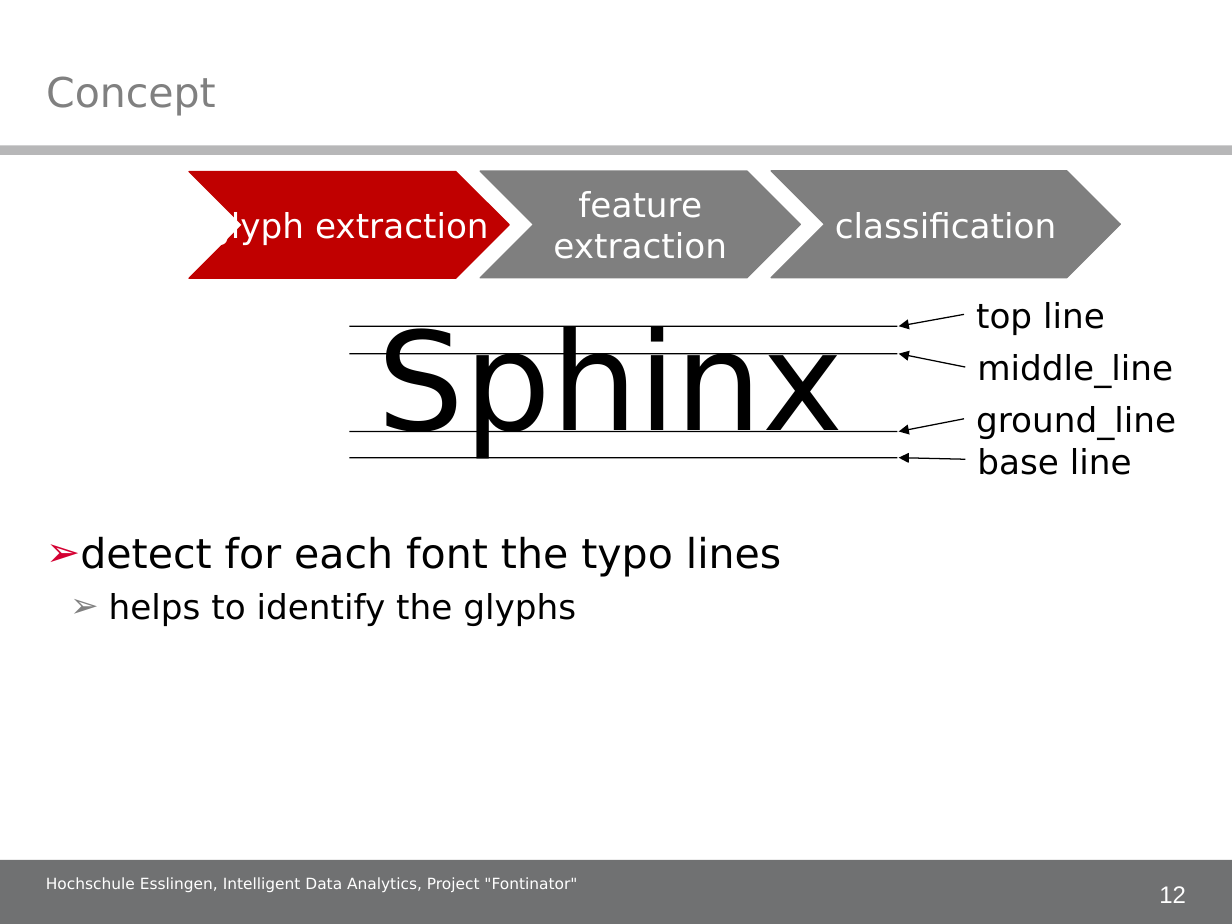
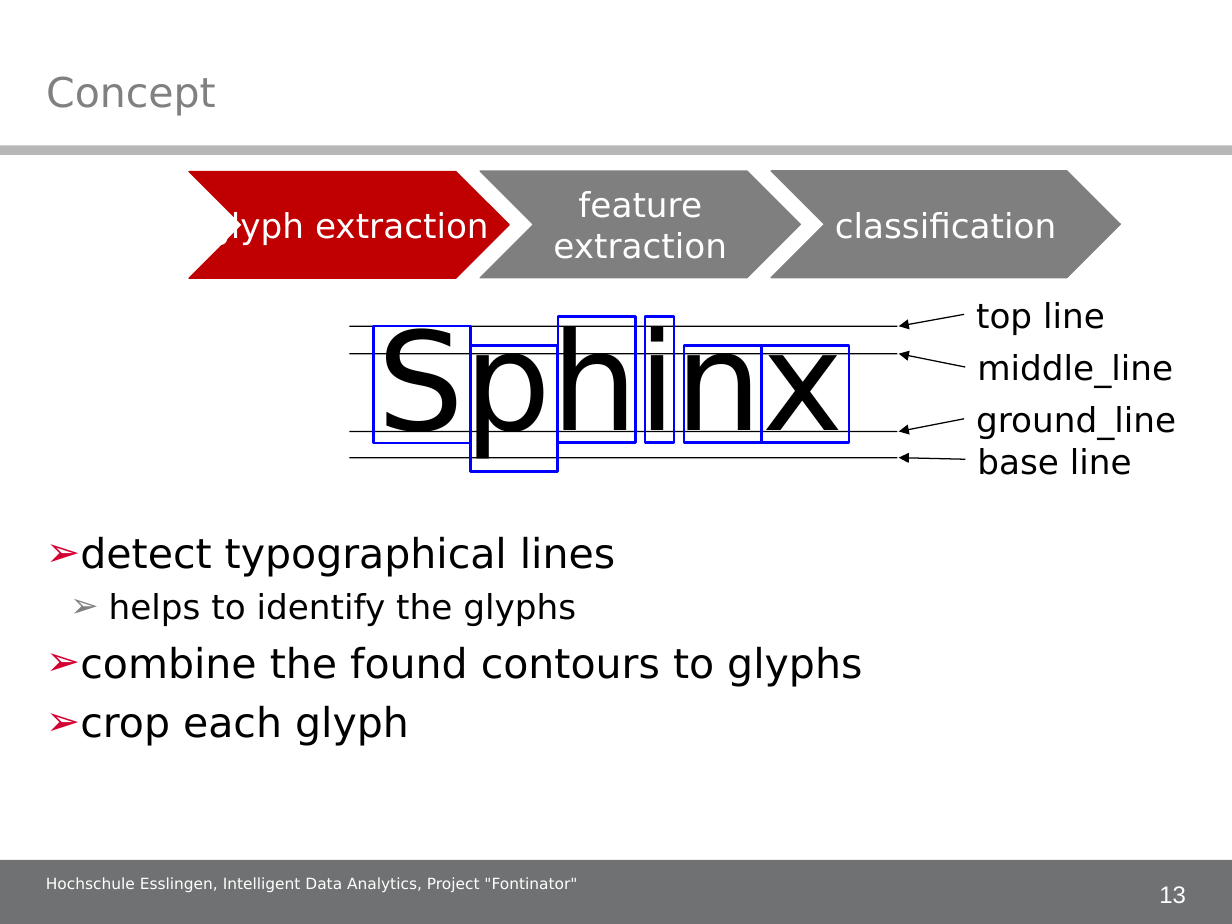
Before and after one commit to alex-ta/Fontinator, a slide deck: slide 13 of Documents/IDA_project_presentation.ppt (slide 12 before the commit). Drawn at 1232x924 pixels with LibreOffice and Linux fonts; fonts in the diff are those of the drawing; background and template pictures are left out. Boxes give left, top, right and bottom in pixels: in the first picture for what was removed or moved away, otherwise in the second. Text is boxed around its words. In the diff, an @@ line names an element or a change of style, - is before the commit and + after.

Commit message:
Swapped and modified slide 12 and 13. Added Feature_Engineering_Doc.md

```diff
--- a/Documents/IDA_project_presentation.ppt
+++ b/Documents/IDA_project_presentation.ppt
@@ rectangle added at <box>373,326,471,444</box>, outline #0000FF 1.5 pt @@
@@ rectangle added at <box>558,317,636,442</box>, outline #0000FF 1.5 pt @@
@@ rectangle added at <box>646,317,675,442</box>, outline #0000FF 1.5 pt @@
@@ rectangle added at <box>471,346,558,472</box>, outline #0000FF 1.5 pt @@
@@ rectangle added at <box>684,346,761,444</box>, outline #0000FF 1.5 pt @@
@@ rectangle added at <box>761,346,849,444</box>, outline #0000FF 1.5 pt @@
@@ text at <box>46,536,615,577</box>: text changed @@
-➢ detect for each font the typo lines
+➢ detect typographical lines
@@ text at <box>46,646,862,746</box>: paragraphs added @@
+➢ combine the found contours to glyphs
+➢ crop each glyph
@@ page number at <box>1159,886,1186,903</box>: text changed @@
-12
+13
```
Also in this commit, not shown: 18 other slides changed, 1 other file.
